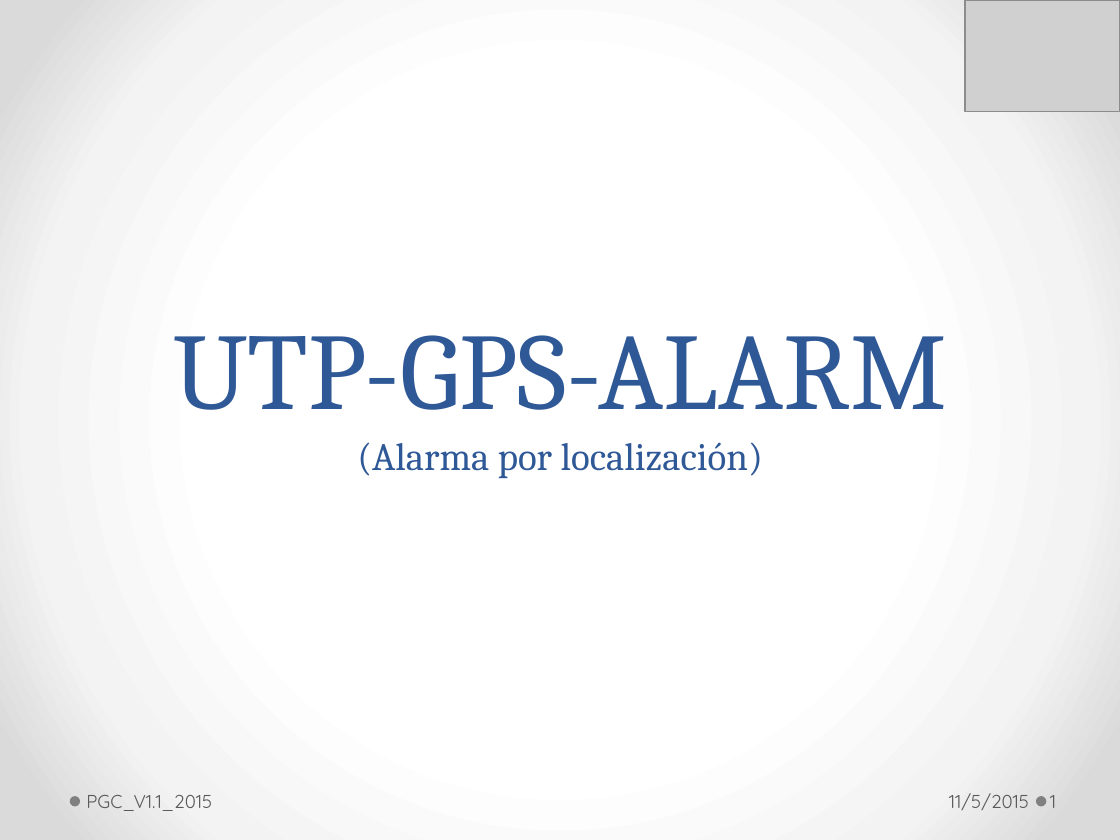
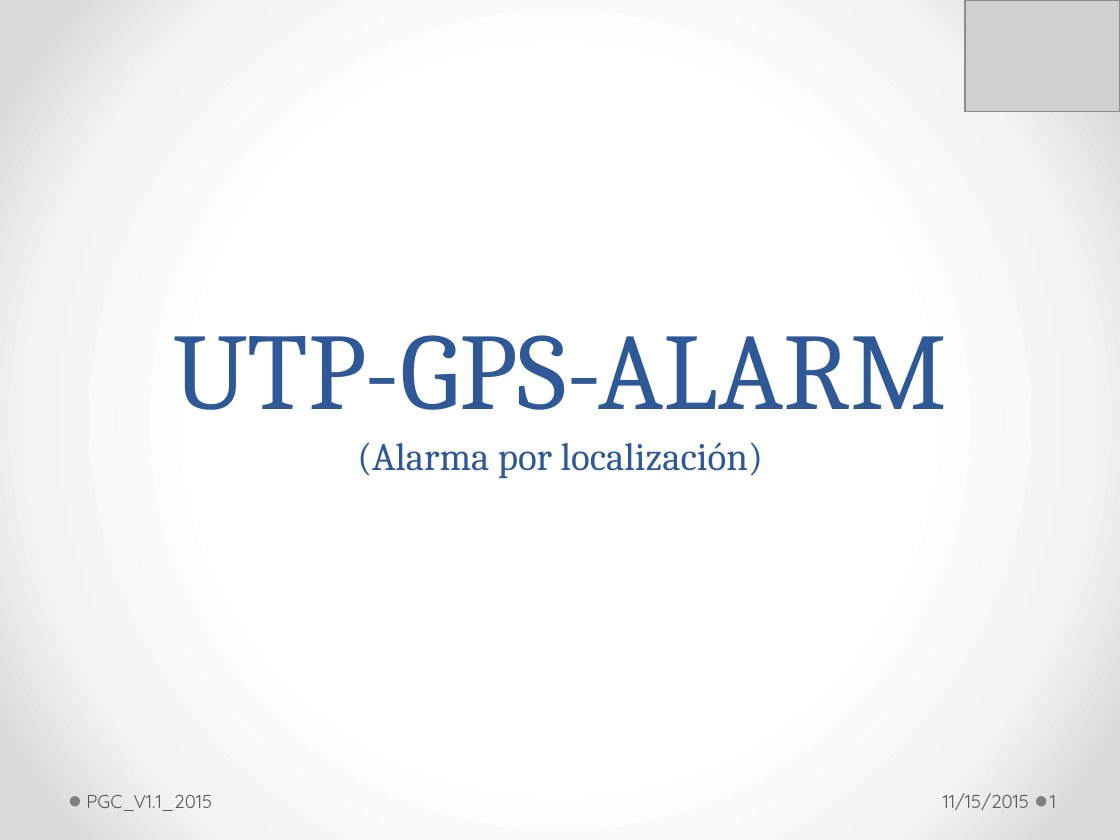
Before and after one commit to lowrider80/UTP-GPS-ALARM, a slide deck: slide 1 of Area_de_Proceso-CM/PGC/PGC_V1.1_2015.pptx. Drawn at 1120x840 pixels with LibreOffice and Linux fonts; fonts in the diff are those of the drawing; grey boxes stand for pictures. Boxes give left, top, right and bottom in pixels: in the first picture for what was removed or moved away, otherwise in the second. Text is boxed around its words. In the diff, an @@ line names an element or a change of style, - is before the commit and + after.

```diff
--- a/Area_de_Proceso-CM/PGC/PGC_V1.1_2015.pptx
+++ b/Area_de_Proceso-CM/PGC/PGC_V1.1_2015.pptx
@@ text at (x1=943, y1=793, x2=1029, y2=810): text changed @@
-11/5/2015
+11/15/2015
```
Also in this commit, not shown: 24 other slides changed.
